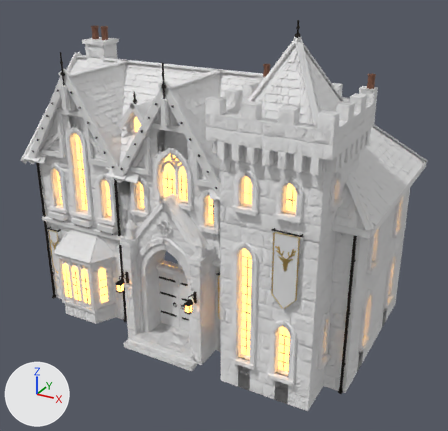
What one commit did to the FBX model GameClient/ArtSource/Silverbrook/NorthridgeHouse5/SilverbrookNorthridgeHouse5.fbx.
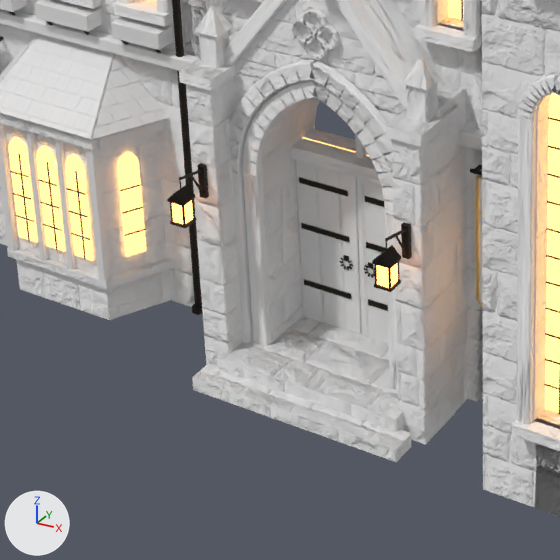
The first picture shows the older version from a camera (50 mm lens) standing at (9.15, -16.12, 11.61) and looking at (0.48, -0.36, 3.73). The close-ups show the older and then the newer version on the part from 13% to 55% of the width and 50% to 94% of the height of that picture. Only the edits that show in the close-ups are written down. The lights are fixed; the arrows at lower left show +X, +Y and +Z. Vertices at exactly the same position are counted once.

In view in the first close-up: 'SM_SBNorthridgeHouse5_Details', 'SM_SBNorthridgeHouse5_Masonry', 'SM_SBNorthridgeHouse5_Roof', 'SM_SBNorthridgeHouse5_Timber'.
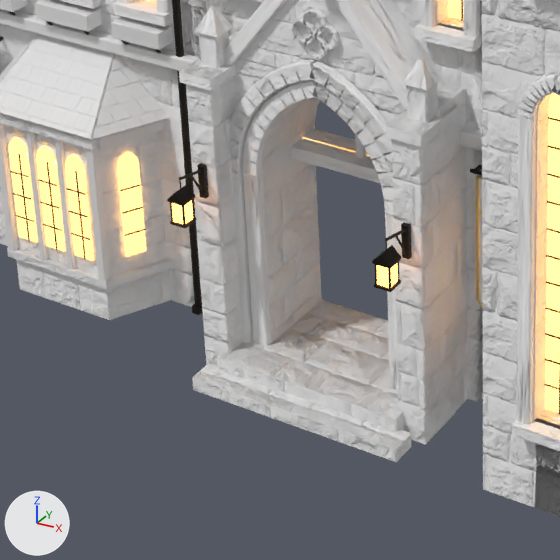
What differs and where, as boxes (x1, y1, x2, y2) in the close-ups (560 x 560 px):
part 1 of me_sm_sbnorthridgehouse5_details, deleted: before (296, 160, 389, 344)

The change, as a diff of the scene's bpy script:
```diff
--- a/GameClient/ArtSource/Silverbrook/NorthridgeHouse5/SilverbrookNorthridgeHouse5.fbx.py
+++ b/GameClient/ArtSource/Silverbrook/NorthridgeHouse5/SilverbrookNorthridgeHouse5.fbx.py
@@ me_sm_sbnorthridgehouse5_details @@
 # used by ob_sm_sbnorthridgehouse5_details; location = (0.0, 0.0, 0.0)
-me_sm_sbnorthridgehouse5_details.from_pydata(...)  # 7336 vertices, 4658 faces; spans x -5.42..5.31, y -3.53..3.02, z 0.04..9.95
+me_sm_sbnorthridgehouse5_details.from_pydata(...)  # 7016 vertices, 4438 faces; spans x -5.42..5.31, y -3.53..3.02, z 0.04..9.95
+# me_sm_sbnorthridgehouse5_details part 1: 30 loose pieces with 320 vertices, spanning x -0.92..0.57, y -2.11..-2.02, z 0.3..2.28, are deleted
 me_sm_sbnorthridgehouse5_details.materials.append(mat_sb_litglass)
@@ me_sm_sbnorthridgehouse5_details @@
 me_sm_sbnorthridgehouse5_details.materials.append(mat_sb_lanternglow)
-me_sm_sbnorthridgehouse5_details.materials.append(mat_sb_doorboards)
 me_sm_sbnorthridgehouse5_details.materials.append(mat_sb_northridgehouse5_banner)
```
